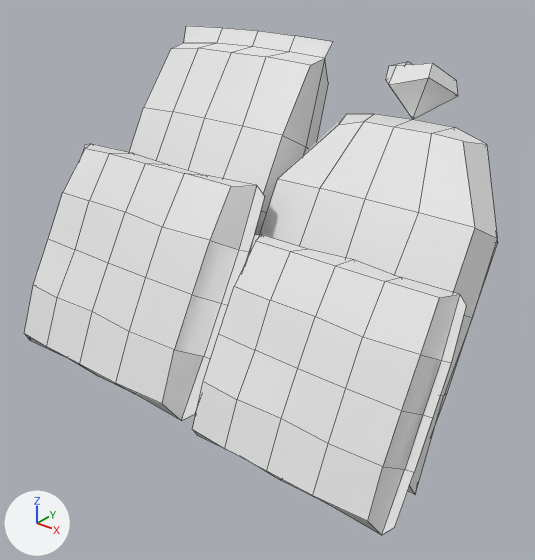
The FBX model Objects/Breadrolls/Breadroll.fbx, before and after one commit.
Both versions are drawn from a 50 mm lens placed at (0.458, -0.464, 0.421), pointed at (0.054, 0.041, 0.108). The axes (+X, +Y, +Z) are drawn at lower left. The lights are the same throughout. Mesh edges are drawn as thin lines. Where no turn or scale is listed for an object, it has been applied to the vertices.

In view in the first picture: 'E2_ST4_EM1_I1', 'E2_ST4_EM1_I2', 'E2_ST4_EM1_I3', 'E2_ST4_EM1_I4'.
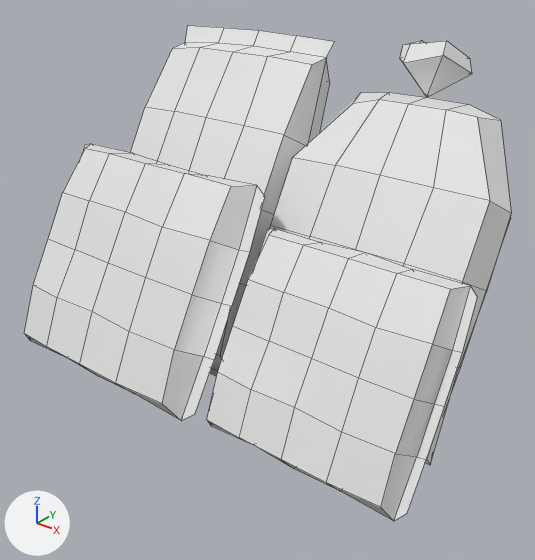
What changed in the scene script:
```text
Change ob_e2_st4_em1_i3:
    ob_e2_st4_em1_i3.location: (0.19, 0.039, 0.059) -> (0.19, 0.062, 0.075)
Change ob_e2_st4_em1_i4:
    ob_e2_st4_em1_i4.location: (-0.033, 0.069, 0.076) -> (-0.033, 0.071, 0.076)
Change ob_e2_st4_em1_i1:
    ob_e2_st4_em1_i1.location: (0.122, -0.046, 0.049) -> (0.122, -0.028, 0.049)
```

What differs and where, as boxes (x1, y1, x2, y2) in the pictures (535 x 560 px):
'E2_ST4_EM1_I1', moved
    before: (193, 235, 466, 535)
    after: (207, 228, 477, 521)
'E2_ST4_EM1_I3', moved
    before: (260, 61, 498, 494)
    after: (269, 40, 511, 465)
'E2_ST4_EM1_I4', moved
    before: (129, 26, 333, 235)
    after: (131, 26, 334, 377)
